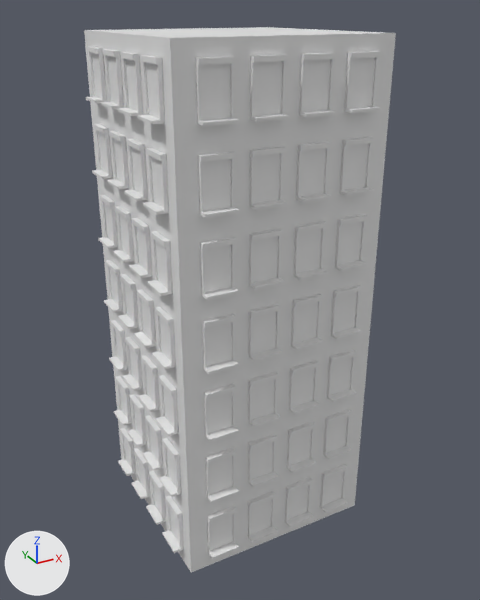
What one commit did to the FBX model Assets/Art/3D/Building.fbx.
Both versions are drawn from a camera (50 mm lens) standing at (-24.3, -45.7, 21.7) and looking at (0.4, -0.7, -0.8). The axes (+X, +Y, +Z) are drawn at lower left. The lights are the same throughout. Where no turn or scale is listed for an object, it has been applied to the vertices.
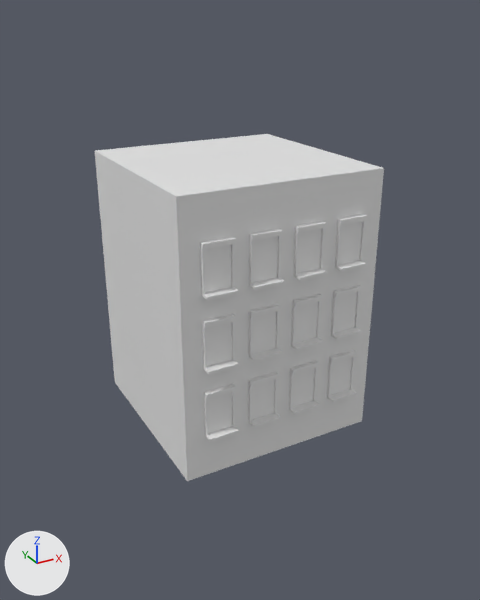
Where the change shows, as pixel boxes [x1, y1, x2, y2] in the pictures (480 x 600 px):
'Cube', rescaled (7% narrower, 36% shorter): before [84, 27, 396, 573]; after [95, 134, 384, 481]
'Cube.001', reshaped: before [86, 47, 380, 559]; after [200, 214, 367, 442]
part 1 of me_cube_001, deleted: before [86, 47, 380, 559]

The change, as a list of edits to the scene's bpy script:
```text
Change me_cube_001:
    used by ob_cube_001; location = (0.02, -8.53, 0.1)
    remove me_cube_001.from_pydata(...)  # 6720 vertices, 5936 faces; spans x -9.2..9.0, y -0.6..17.6, z -18.8..18.9
    add me_cube_001.from_pydata(...)  # 1440 vertices, 1272 faces; spans x -6.7..9.0, y -0.6..15.0, z -7.5..7.6
    me_cube_001 part 1: 88 loose pieces with 5280 vertices, spanning x -9.2..9.0, y -0.6..17.6, z -18.8..18.9, are deleted
Change ob_cube:
    ob_cube.scale: (0.0827, 0.201, 0.0827) -> (0.0827, 0.11, 0.0827)
```
